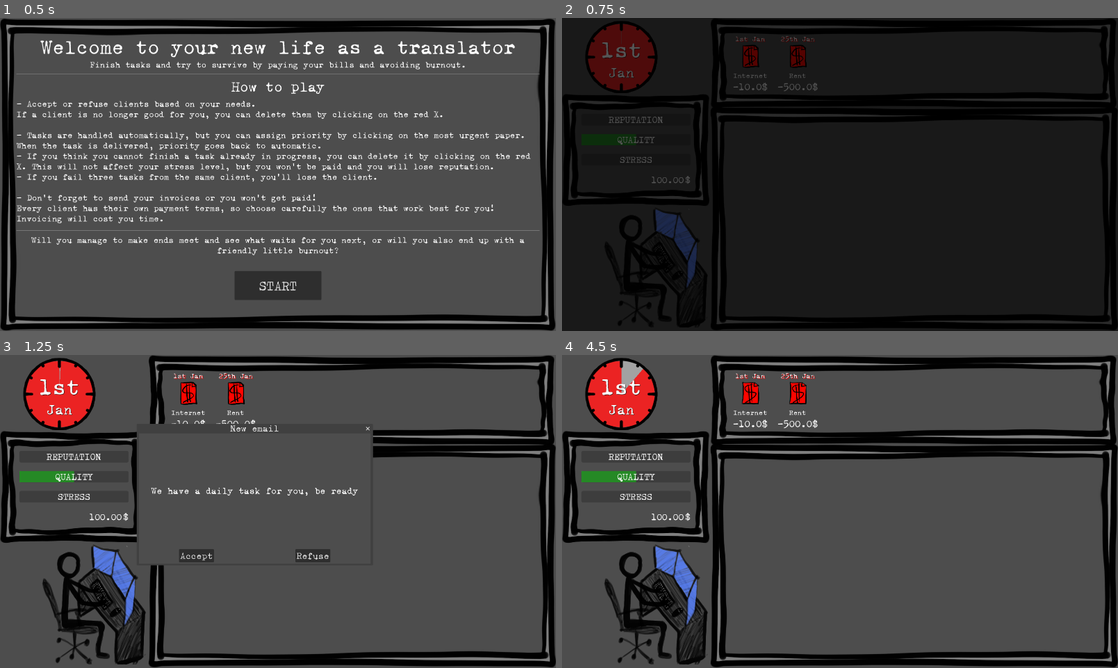
Above: before the commit, frames 1-4 (two rows, left to right).
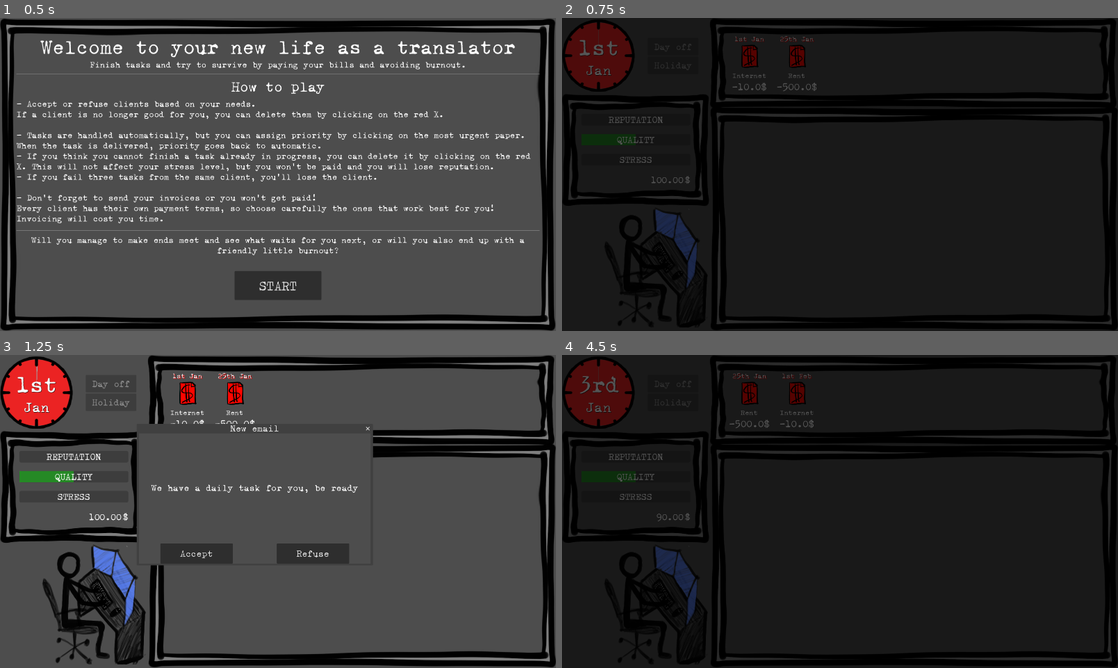
Above: after the commit, the same moments.

Repository: ildede/game-off-2025
Game: Godot game, scene res://scenes/ui/start_screen/start.tscn
Two runs of this game, one before a commit and one after it. Both use one fixed random seed, a clock stepped at 60 frames per second and the inputs below.
Inputs (mouse positions are in pixels of both pictures, inside the frame that each line leads up to):
- Up to frame 1 (0.5 s): no input
- Up to frame 2 (0.75 s): click "START" at 0.5 s
- Up to frame 3 (1.25 s): no input
- Up to frame 4 (4.5 s): click "Accept" at 1.25 s; move the mouse to (806, 539) at 2.02 s; click (806, 539) at 2.17 s; click (673, 383) at 2.75 s, where only the run after the commit has a clickable "Day off"; click (756, 552) at 3.5 s, where only the run after the commit has a clickable "YES"; click (840, 621) at 4.25 s, where only the run after the commit has a clickable "CONTINUE"

Frame 1 is identical in both runs. In frame 2, 2.7% of the frame differs, in the area x 0-46%, y 0-53%; in frame 3, 5.1%; in frame 4, 81%, in the area x 0-100%, y 0-100%.

Commit message:
feat: add day off and holidays

Diff:
--- a/scenes/ui/clock/clock.tscn
+++ b/scenes/ui/clock/clock.tscn
@@ -5,22 +5,18 @@
 [ext_resource type="Texture2D" uid="uid://decuttlovnxp1" path="res://scenes/ui/clock/assets/Clock-over.png" id="2_x3rul"]
 [ext_resource type="Texture2D" uid="uid://fp2uxwyx7gn2" path="res://scenes/ui/clock/assets/Clock-progress.png" id="3_or4iw"]
 
-[node name="Clock" type="Control"]
-layout_mode = 3
+[node name="Clock" type="CenterContainer"]
 anchors_preset = 15
 anchor_right = 1.0
 anchor_bottom = 1.0
+offset_right = -1670.0
+offset_bottom = -830.0
 grow_horizontal = 2
 grow_vertical = 2
 script = ExtResource("1_x3rul")
 
 [node name="TextureProgressBar" type="TextureProgressBar" parent="."]
-layout_mode = 1
-offset_left = -125.0
-offset_top = -125.0
-offset_right = 375.0
-offset_bottom = 375.0
-scale = Vector2(0.5, 0.5)
+layout_mode = 2
 max_value = 60.0
 step = 0.1
 value = 4.5
@@ -36,11 +32,7 @@
 autostart = true
 
 [node name="GridContainer" type="GridContainer" parent="."]
-layout_mode = 0
-offset_left = -125.0
-offset_top = -80.0
-offset_right = 125.0
-offset_bottom = 120.0
+layout_mode = 2
 
 [node name="DayCount" type="Label" parent="GridContainer"]
 layout_mode = 2
@@ -61,5 +53,3 @@
 text = "Jan"
 horizontal_alignment = 1
 vertical_alignment = 1
-
-[connection signal="timeout" from="Timer" to="." method="_on_timer_timeout"]
--- a/scenes/ui/customizable_popup_message/customizable_popup_message.gd
+++ b/scenes/ui/customizable_popup_message/customizable_popup_message.gd
@@ -26,6 +26,7 @@
 		b.text = button.text
 		b.pressed.connect(func():_closing_function(button.action))
 		b.size_flags_horizontal = Control.SIZE_SHRINK_CENTER + Control.SIZE_EXPAND
+		b.custom_minimum_size = Vector2(250,70)
 		$GridContainer/GridContainer.add_child(b)
 
 	close_requested.connect(func():_closing_function(popup_data.on_close))
--- a/scenes/ui/daily_screen/daily.gd
+++ b/scenes/ui/daily_screen/daily.gd
@@ -35,15 +35,15 @@
 			$Panel/GridContainer/Label.append_text("	- {0}: {1}$".format([bill.name, bill.amount]))
 	$Panel/GridContainer/Label.newline()
 	$Panel/GridContainer/Label.newline()
-	$Panel/GridContainer/Label.append_text("Now, your {0} clients are waiting, what do you want to do?".format([Global.game_state.clients.size()]))
+	$Panel/GridContainer/Label.append_text("Now, your {0} clients are waiting, what do you want to do?".format([Global.game_state.clients.filter(func(c):return not c.is_removed).size()]))
 
 func _on_continue_button_pressed() -> void:
 	print("[DAILY] _on_continue_button_pressed")
 	for bill in Global.game_state.bills:
-		if bill.next_payment_day == Global.game_state.current_day:
+		if bill.next_payment_day <= Global.game_state.current_day:
 			Global.update_money.emit(-bill.amount)
 			if bill.recurring:
-				bill.next_payment_day = Global.game_state.current_day + Global.until_end_of_month(Global.game_state.current_day) + bill.due_day
+				bill.next_payment_day = bill.next_payment_day + Global.until_end_of_month(bill.next_payment_day) + bill.due_day
 				print("bill update, now bill.next_payment_day is {0}, for a due_day of {1}".format([bill.next_payment_day, bill.due_day]))
 
 	if Global.game_state.money < 0:
--- a/scenes/ui/game_information/game_information.gd
+++ b/scenes/ui/game_information/game_information.gd
@@ -31,3 +31,63 @@
 	for payement: Models.PendingPayement in state.pending_payments:
 		events.append(EventsPanel.Event.new(EventsPanel.EventType.PAYMENT, payement.due_date, payement.money_value, payement.client_name))
 	events_panel.update_events(events)
+	if Global.game_state.ongoing_task.is_empty():
+		$ClockAndButtons/Buttons/DayOff.disabled = false
+		$ClockAndButtons/Buttons/Holiday.disabled = false
+	else:
+		$ClockAndButtons/Buttons/DayOff.disabled = true
+		$ClockAndButtons/Buttons/Holiday.disabled = true
+
+func dispaly_holiday_message():
+	get_tree().paused = true
+	var popup_data = CustomizablePopupMessage.PopupData.new()
+	popup_data.title = "Do you want to go on holiday?"
+	var message_lines: Array[String] = [
+		"Today is {day} {month}, an holiday is waiting".format(Global.get_current_date()),
+		"You'll be back to work again at {day} {month}".format(Global.day_number_to_date(Global.game_state.current_day+7))
+	]
+	popup_data.lines = message_lines
+
+	var accept_button = CustomizablePopupMessage.PopupButton.new()
+	accept_button.text = "YES"
+	accept_button.action = func():
+		Global.game_state.current_day += 6
+		Global.game_clock.start(0.01)
+		get_tree().paused = false
+
+	var postpone_button = CustomizablePopupMessage.PopupButton.new()
+	postpone_button.text = "NO"
+	postpone_button.action = func():
+		get_tree().paused = false
+
+	var btns: Array[CustomizablePopupMessage.PopupButton] = [accept_button, postpone_button]
+	popup_data.buttons = btns
+	popup_data.on_close = func(): get_tree().paused = false
+	$CustomPopupMessage.show_popup(popup_data)
+
+func dispaly_dayoff_message():
+	get_tree().paused = true
+	var popup_data = CustomizablePopupMessage.PopupData.new()
+	popup_data.title = "Do you want to go on holiday?"
+	var message_lines: Array[String] = [
+		"Today is {day} {month}, a Day off is waiting".format(Global.get_current_date()),
+		"You'll be back to work again at {day} {month}".format(Global.day_number_to_date(Global.game_state.current_day+2))
+	]
+	popup_data.lines = message_lines
+
+	var accept_button = CustomizablePopupMessage.PopupButton.new()
+	accept_button.text = "YES"
+	accept_button.action = func():
+		Global.game_state.current_day += 1
+		Global.game_clock.start(0.01)
+		get_tree().paused = false
+
+	var postpone_button = CustomizablePopupMessage.PopupButton.new()
+	postpone_button.text = "NO"
+	postpone_button.action = func():
+		get_tree().paused = false
+
+	var btns: Array[CustomizablePopupMessage.PopupButton] = [accept_button, postpone_button]
+	popup_data.buttons = btns
+	popup_data.on_close = func(): get_tree().paused = false
+	$CustomPopupMessage.show_popup(popup_data)
--- a/scenes/ui/game_information/game_information.tscn
+++ b/scenes/ui/game_information/game_information.tscn
@@ -1,8 +1,9 @@
-[gd_scene load_steps=7 format=3 uid="uid://c7gpddms8dggn"]
+[gd_scene load_steps=8 format=3 uid="uid://c7gpddms8dggn"]
 
 [ext_resource type="Script" uid="uid://b5d226ud6fjao" path="res://scenes/ui/game_information/game_information.gd" id="1_f6qh3"]
 [ext_resource type="PackedScene" uid="uid://dahhp2f70drw" path="res://scenes/ui/clock/clock.tscn" id="2_g6785"]
 [ext_resource type="PackedScene" uid="uid://dquq8idt0crs5" path="res://scenes/ui/events_panel/events_panel.tscn" id="3_g4cjn"]
+[ext_resource type="PackedScene" uid="uid://b0f5kyiejiap" path="res://scenes/ui/customizable_popup_message/customizable_popup_message.tscn" id="4_umi8m"]
 
 [sub_resource type="StyleBoxFlat" id="StyleBoxFlat_272bh"]
 bg_color = Color(0, 0, 1, 0.3529412)
@@ -15,29 +16,49 @@
 
 [node name="GameInformation" type="Control"]
 layout_mode = 3
-anchors_preset = 0
-offset_left = 2.0
-offset_top = 2.0
-offset_right = 412.0
-offset_bottom = 652.0
+anchors_preset = 15
+anchor_right = 1.0
+anchor_bottom = 1.0
+grow_horizontal = 2
+grow_vertical = 2
 script = ExtResource("1_f6qh3")
 
-[node name="Clock" parent="." instance=ExtResource("2_g6785")]
+[node name="ClockAndButtons" type="GridContainer" parent="."]
 layout_mode = 0
-anchors_preset = 0
-anchor_right = 0.0
-anchor_bottom = 0.0
-offset_left = 205.0
-offset_top = 135.0
-offset_right = 205.0
-offset_bottom = 135.0
-grow_horizontal = 1
-grow_vertical = 1
+offset_right = 510.0
+offset_bottom = 261.0
+columns = 2
+
+[node name="Clock" parent="ClockAndButtons" instance=ExtResource("2_g6785")]
+layout_mode = 2
+size_flags_horizontal = 3
+size_flags_vertical = 3
+
+[node name="Buttons" type="GridContainer" parent="ClockAndButtons"]
+layout_mode = 2
+size_flags_horizontal = 3
+size_flags_vertical = 3
+
+[node name="DayOff" type="Button" parent="ClockAndButtons/Buttons"]
+custom_minimum_size = Vector2(175, 60)
+layout_mode = 2
+size_flags_horizontal = 6
+size_flags_vertical = 10
+disabled = true
+text = "Day off"
+
+[node name="Holiday" type="Button" parent="ClockAndButtons/Buttons"]
+custom_minimum_size = Vector2(175, 60)
+layout_mode = 2
+size_flags_horizontal = 6
+size_flags_vertical = 2
+disabled = true
+text = "Holiday"
 
 [node name="InfoPanel" type="PanelContainer" parent="."]
 layout_mode = 0
 offset_top = 260.0
-offset_right = 511.0
+offset_right = 510.0
 offset_bottom = 650.0
 size_flags_horizontal = 3
 size_flags_vertical = 3
@@ -154,7 +175,13 @@
 
 [node name="EventsPanel" parent="." instance=ExtResource("3_g4cjn")]
 layout_mode = 0
-offset_left = 513.0
+offset_left = 510.0
 offset_top = -1.0
 offset_right = 1917.0
 offset_bottom = 306.0
+
+[node name="CustomPopupMessage" parent="." instance=ExtResource("4_umi8m")]
+visible = false
+
+[connection signal="pressed" from="ClockAndButtons/Buttons/DayOff" to="." method="dispaly_dayoff_message"]
+[connection signal="pressed" from="ClockAndButtons/Buttons/Holiday" to="." method="dispaly_holiday_message"]
Binary file changed: scenes/ui/clock/assets/Clock-over.png
Binary file changed: scenes/ui/clock/assets/Clock-progress.png
Binary file changed: scenes/ui/clock/assets/Clock-under.png
